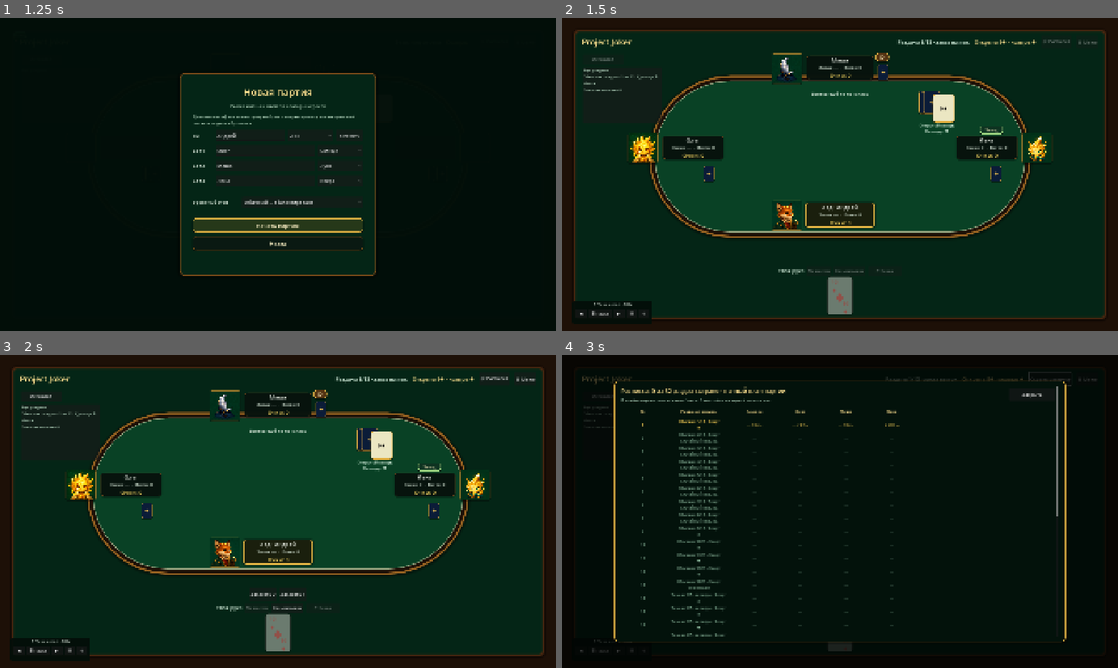
Above: before the commit, frames 1-4 (two rows, left to right).
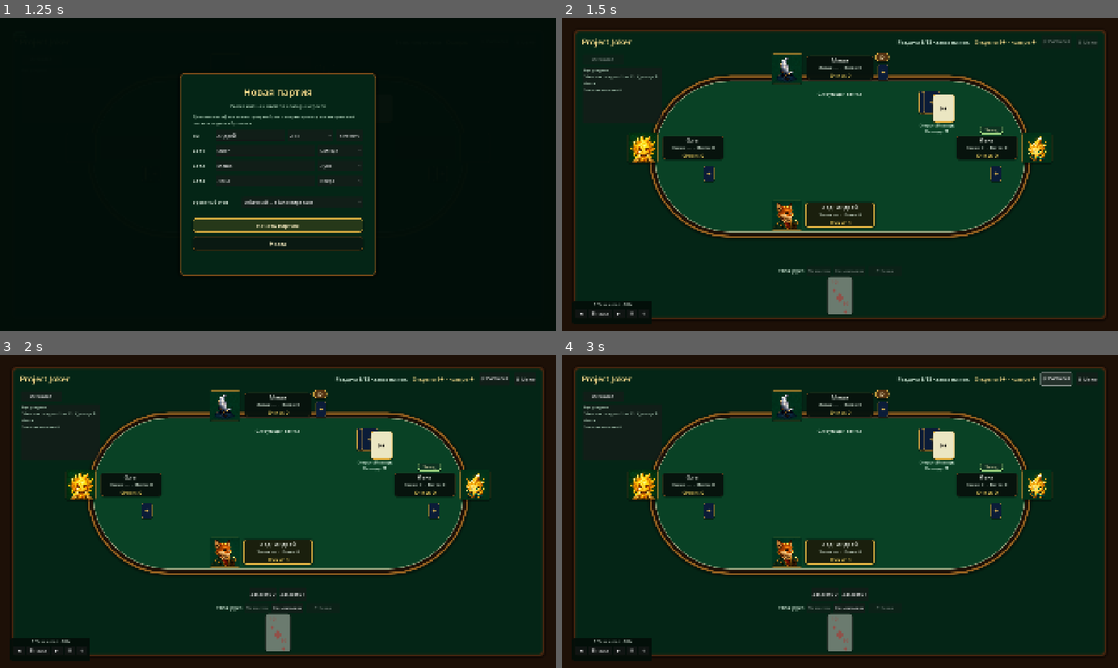
Above: after the commit, the same moments.

Repository: tv-bidosya/project-joker
Game: Godot game, scene res://Scenes/main.tscn
Two runs of this game, one before a commit and one after it. Both use one fixed random seed, a clock stepped at 60 frames per second and the inputs below.
Inputs:
- Up to frame 1 (1.25 s): click "Новая партия" at 0.5 s
- Up to frame 2 (1.5 s): click "Начать партию" at 1.25 s
- Up to frame 3 (2 s): no input
- Up to frame 4 (3 s): click "📋 Расписка" at 2 s; click "Скрыть расписку" at 2.75 s

Frame 1 is identical in both runs. In frame 2, less than 0.1% of the frame differs, in the area x 44-56%, y 23-26%; in frame 3, less than 0.1%; in frame 4, 52%, in the area x 2-98%, y 3-97%.

Commit message:
feat: improve table interactions and card flow

Diff:
--- a/Scripts/core/GameManager.gd
+++ b/Scripts/core/GameManager.gd
@@ -9,8 +9,9 @@
 const GOLDEN_ROUND_COUNT := 5
 const MISERE_ROUND_COUNT := 5
 const TOTAL_ROUND_COUNT := NORMAL_ROUND_COUNT + DARK_ROUND_COUNT + NO_TRUMP_ROUND_COUNT + GOLDEN_ROUND_COUNT + MISERE_ROUND_COUNT
-const CARD_APPEAR_DURATION := 0.22
+const CARD_FLY_DURATION := 0.32
 const TRICK_WINNER_HOLD_DURATION := 0.7
+const TRICK_COLLECTION_DURATION := 0.3
 const BOT_SPEED_COUNT := 3
 const BOT_DIFFICULTY_COUNT := 3
 const SOUND_VOLUME_COUNT := 4
@@ -119,6 +120,7 @@
 var pending_play_presentation := false
 var pending_card_animation_player_index := -1
 var pending_trick_winner_player_index := -1
+var show_last_completed_trick := false
 var test_checkpoints: Array[Dictionary] = []
 var pending_test_checkpoint: Dictionary = {}
 var round_history: Array[Dictionary] = []
@@ -146,6 +148,7 @@
 var music_volume_percent := 30
 var music_track_index := 0
 var music_is_paused := false
+var music_player_hidden := false
 var music_playback_position := 0.0
 var music_repeat_enabled := false
 var music_shuffle_enabled := false
@@ -303,6 +306,7 @@
 	score_sheet_backdrop.z_index = 94
 	score_sheet_backdrop.visible = false
 	score_sheet_backdrop.set_anchors_and_offsets_preset(Control.PRESET_FULL_RECT)
+	score_sheet_backdrop.gui_input.connect(_on_score_sheet_backdrop_gui_input)
 	add_child(score_sheet_backdrop)
 
 	# Расписка открывается отдельным плотным окном поверх стола,
@@ -1154,6 +1158,7 @@
 	_add_menu_title("Пауза", "Текущая локальная партия ждёт твоего решения")
 	_add_menu_spacer(18.0)
 	_add_menu_button("Продолжить", _resume_current_game, true)
+	_add_menu_button("Показать аудиоплеер" if music_player_hidden else "Скрыть аудиоплеер", _on_music_player_visibility_toggle_pressed)
 	_add_menu_button("Обучение", _show_tutorial_menu)
 	_add_menu_button("Профиль", _show_profile_menu)
 	_add_menu_button("Правила", _show_rules_menu)
@@ -1403,6 +1408,7 @@
 	var saved_music_track: int = int(config.get_value("audio", "music_track", music_track_index))
 	music_track_index = maxi(0, saved_music_track)
 	music_is_paused = bool(config.get_value("audio", "music_paused", false))
+	music_player_hidden = bool(config.get_value("audio", "music_player_hidden", false))
 	music_repeat_enabled = bool(config.get_value("audio", "music_repeat", false))
 	music_shuffle_enabled = bool(config.get_value("audio", "music_shuffle", false))
 	custom_music_paths.clear()
@@ -1441,6 +1447,7 @@
 	config.set_value("audio", "music_volume_percent", music_volume_percent)
 	config.set_value("audio", "music_track", music_track_index)
 	config.set_value("audio", "music_paused", music_is_paused)
+	config.set_value("audio", "music_player_hidden", music_player_hidden)
 	config.set_value("audio", "music_repeat", music_repeat_enabled)
 	config.set_value("audio", "music_shuffle", music_shuffle_enabled)
 	var saved_custom_music_paths := PackedStringArray()
@@ -2475,7 +2482,7 @@
 
 func _refresh_music_player() -> void:
 	var is_table_visible := menu_overlay != null and not menu_overlay.visible
-	music_player_panel.visible = is_table_visible
+	music_player_panel.visible = is_table_visible and not music_player_hidden
 
 	music_track_label.text = "♫ %s · %d%%" % [_get_music_track_label(), music_volume_percent]
 	music_track_label.tooltip_text = _get_full_music_track_label_for_index(music_track_index)
@@ -2786,6 +2793,28 @@
 	_refresh_ui()
 
 
+func _on_score_sheet_backdrop_gui_input(event: InputEvent) -> void:
+	if is_processing_automatic_actions or not is_score_sheet_visible:
+		return
+
+	var mouse_button_event: InputEventMouseButton = event as InputEventMouseButton
+	if mouse_button_event == null:
+		return
+
+	if mouse_button_event.button_index == MOUSE_BUTTON_LEFT and mouse_button_event.pressed:
+		_on_score_sheet_toggle_pressed()
+
+
+func _on_music_player_visibility_toggle_pressed() -> void:
+	music_player_hidden = not music_player_hidden
+	if music_player_hidden and is_instance_valid(music_controls_popup):
+		music_controls_popup.hide()
+
+	_save_persistent_settings()
+	_refresh_ui()
+	_build_pause_menu_content()
+
+
 func _on_round_history_toggle_pressed() -> void:
 	if is_processing_automatic_actions:
 		return
@@ -2918,6 +2947,7 @@
 	pending_trick_winner_player_index = -1
 
 	if game.active_trick == null:
+		show_last_completed_trick = true
 		pending_trick_winner_player_index = game.last_trick_winner_index
 		last_trick_text = "%s сыграл %s. Взятку забирает %s." % [
 			player_name,
@@ -2947,24 +2977,82 @@
 	action_label.text = action_text
 	await get_tree().create_timer(TRICK_WINNER_HOLD_DURATION).timeout
 	_set_trick_winner_highlight(winner_player_index, false)
+	await _animate_trick_collection(winner_player_index)
+	show_last_completed_trick = false
+	_refresh_table()
 
 
 func _animate_played_card(player_index: int) -> void:
 	if player_index < 0 or player_index >= trick_card_views.size():
 		return
 
-	var card_view := trick_card_views[player_index]
+	var card_view: CardView = trick_card_views[player_index]
 	if not card_view.visible:
 		return
 
+	await get_tree().process_frame
+	var target_position: Vector2 = card_view.global_position
+	var source_position: Vector2 = _get_played_card_source_global_position(player_index, card_view.size)
 	card_view.pivot_offset = card_view.size * 0.5
-	card_view.scale = Vector2(0.76, 0.76)
-	card_view.modulate = Color(1.0, 1.0, 1.0, 0.0)
-	var tween := create_tween()
+	card_view.global_position = source_position
+	card_view.scale = Vector2(0.78, 0.78)
+	card_view.modulate = Color(1.0, 1.0, 1.0, 0.86)
+	var tween: Tween = create_tween()
 	tween.set_parallel(true)
-	tween.tween_property(card_view, "scale", Vector2.ONE, CARD_APPEAR_DURATION).set_trans(Tween.TRANS_BACK).set_ease(Tween.EASE_OUT)
-	tween.tween_property(card_view, "modulate", Color.WHITE, CARD_APPEAR_DURATION)
+	tween.tween_property(card_view, "global_position", target_position, CARD_FLY_DURATION).set_trans(Tween.TRANS_QUAD).set_ease(Tween.EASE_OUT)
+	tween.tween_property(card_view, "scale", Vector2.ONE, CARD_FLY_DURATION).set_trans(Tween.TRANS_BACK).set_ease(Tween.EASE_OUT)
+	tween.tween_property(card_view, "modulate", Color.WHITE, CARD_FLY_DURATION)
 	await tween.finished
+
+
+func _get_played_card_source_global_position(player_index: int, card_size: Vector2) -> Vector2:
+	var source_control: Control = hand_container
+
+	if player_index != HUMAN_PLAYER_INDEX:
+		var bot_holder_index: int = player_index - 1
+		if bot_holder_index >= 0 and bot_holder_index < bot_card_back_holders.size():
+			source_control = bot_card_back_holders[bot_holder_index]
+		elif player_index >= 0 and player_index < avatar_badges.size():
+			source_control = avatar_badges[player_index]
+
+	var source_rect: Rect2 = source_control.get_global_rect()
+	return source_rect.get_center() - card_size * 0.5
+
+
+func _animate_trick_collection(winner_player_index: int) -> void:
+	if winner_player_index < 0 or winner_player_index >= avatar_badges.size():
+		return
+
+	var card_size := Vector2(108.0, 132.0)
+	var destination_position: Vector2 = _get_trick_collection_target_global_position(winner_player_index, card_size)
+	var tween: Tween = create_tween()
+	var has_visible_cards := false
+	tween.set_parallel(true)
+
+	for player_index in trick_card_views.size():
+		var card_view: CardView = trick_card_views[player_index]
+		if not card_view.visible:
+			continue
+
+		has_visible_cards = true
+		card_view.pivot_offset = card_view.size * 0.5
+		var stack_offset := Vector2(float(player_index * 3), float(player_index * 2))
+		tween.tween_property(card_view, "global_position", destination_position + stack_offset, TRICK_COLLECTION_DURATION).set_trans(Tween.TRANS_QUAD).set_ease(Tween.EASE_IN)
+		tween.tween_property(card_view, "scale", Vector2(0.36, 0.36), TRICK_COLLECTION_DURATION)
+		tween.tween_property(card_view, "modulate", Color(1.0, 1.0, 1.0, 0.0), TRICK_COLLECTION_DURATION)
+
+	if has_visible_cards:
+		await tween.finished
+
+	for card_view in trick_card_views:
+		card_view.visible = false
+		card_view.scale = Vector2.ONE
+		card_view.modulate = Color.WHITE
+
+
+func _get_trick_collection_target_global_position(player_index: int, card_size: Vector2) -> Vector2:
+	var target_rect: Rect2 = avatar_badges[player_index].get_global_rect()
+	return target_rect.get_center() - card_size * 0.5
 
 
 func _set_trick_winner_highlight(player_index: int, highlighted: bool) -> void:
@@ -2979,9 +3067,11 @@
 	pending_play_presentation = false
 	pending_card_animation_player_index = -1
 	pending_trick_winner_player_index = -1
+	show_last_completed_trick = false
 
 	for card_view in trick_card_views:
 		card_view.set_winner_highlight(false)
+		card_view.visible = false
 		card_view.scale = Vector2.ONE
 		card_view.modulate = Color.WHITE
 
@@ -3190,7 +3280,7 @@
 	var table_title := ""
 
 	if game.active_trick == null:
-		table_title = "Последняя взятка" if not game.last_completed_trick_cards.is_empty() else "Взятка ещё не началась"
+		table_title = "Последняя взятка" if show_last_completed_trick else "Следующая взятка"
 	else:
 		table_title = "Текущая взятка"
 		var declaration_text := _get_active_joker_declaration_text()
@@ -3205,10 +3295,10 @@
 	var played_cards: Array[Card] = []
 	var played_by: Array[int] = []
 
-	if game.active_trick == null:
+	if game.active_trick == null and show_last_completed_trick:
 		played_cards = game.last_completed_trick_cards
 		played_by = game.last_completed_trick_played_by
-	else:
+	elif game.active_trick != null:
 		played_cards = game.active_trick.played_cards
 		played_by = game.active_trick.played_by
 
@@ -3217,7 +3307,8 @@
 
 	for player_index in game.players.size():
 		var card := cards_by_player[player_index]
-		var card_view := trick_card_views[player_index]
+		var card_view: CardView = trick_card_views[player_index]
+		_place_trick_slot(card_view, player_index)
 		card_view.visible = card != null
 		if card == null:
 			continue
@@ -3871,10 +3962,7 @@
 
 
 func _refresh_deck_visual() -> void:
-	deck_visual.visible = (
-		game.current_round.state != Round.State.SETUP
-		and not (pending_joker_card != null and game.active_trick == null)
-	)
+	deck_visual.visible = game.current_round.state != Round.State.SETUP
 	if not deck_visual.visible:
 		return
 
Not shown, changed: README.md
